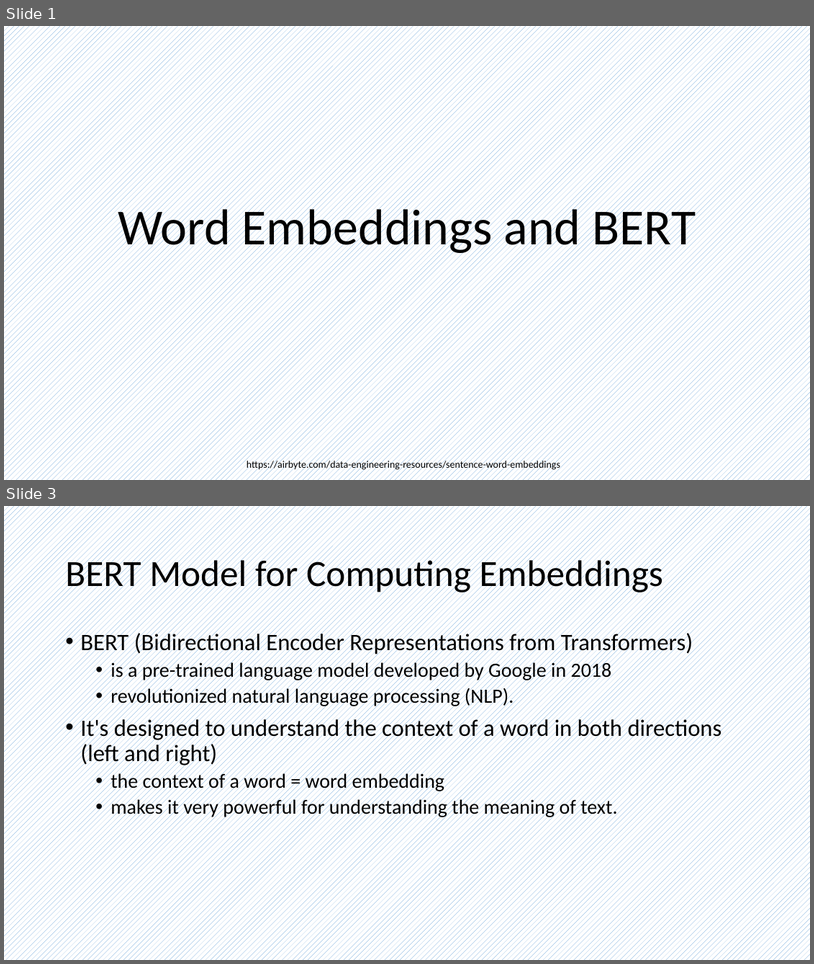
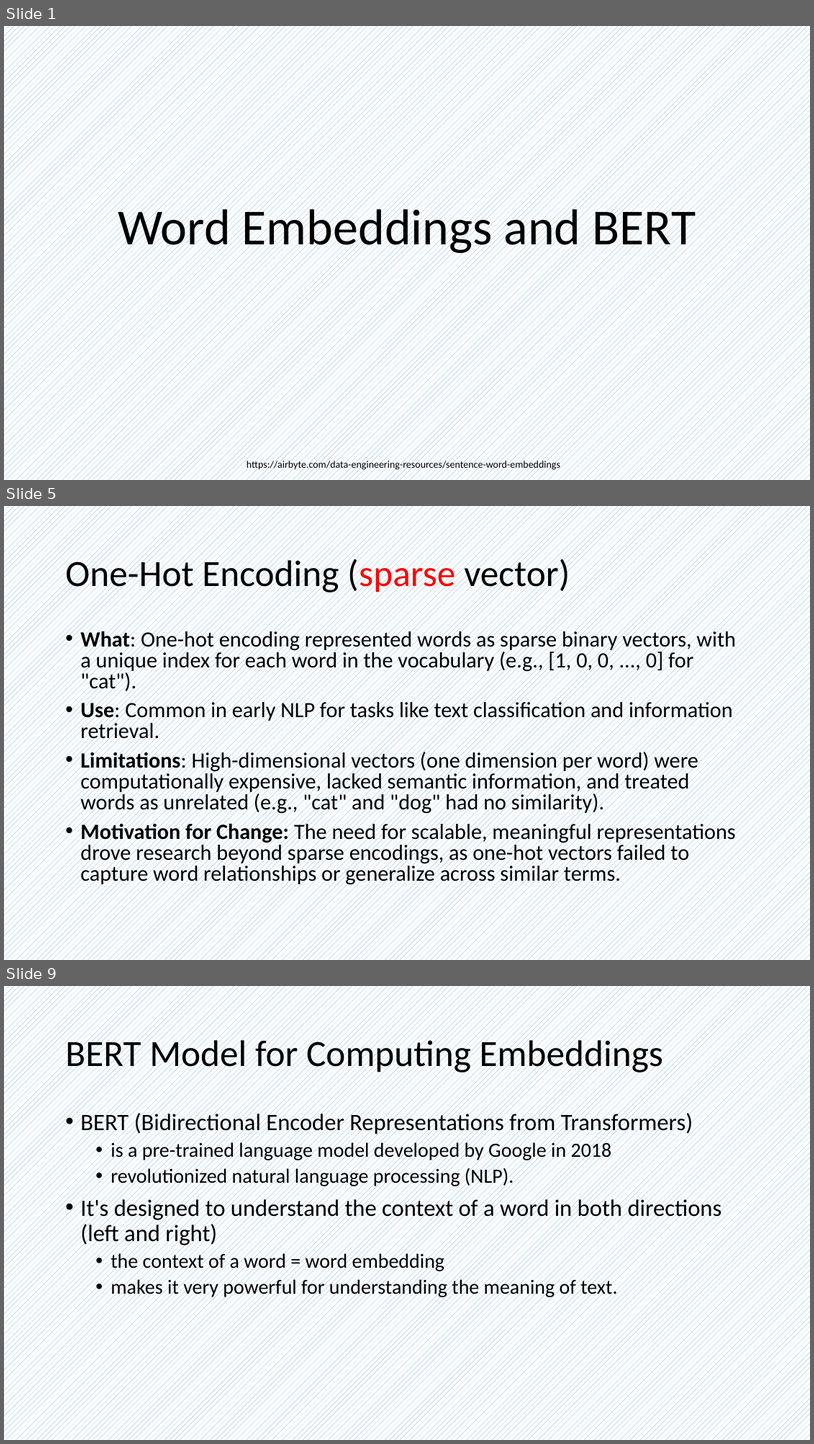
Before and after one commit to frankwxu/AI4DigitalForensics, a slide deck: lectures/10_word_embedding/0_word_embedding.pptx. Shown one above the other, each under a label of ours: slides 1 and 3 before the commit, slides 1, 5 and 9 after it; the slides between them are not shown. The pictures are 814x964 and 814x1444 pixels, drawn with LibreOffice and Linux fonts; fonts in the diff are those of the drawing; background and template pictures are left out. Boxes give left, top, right and bottom in pixels: in the first picture for what was removed or moved away, otherwise in the second. Text is boxed around its words. In the diff, an @@ line names an element or a change of style, - is before the commit and + after.

```diff
--- a/lectures/10_word_embedding/0_word_embedding.pptx
+++ b/lectures/10_word_embedding/0_word_embedding.pptx
@@ slide 5 added at box(4, 506, 810, 960), background pattern #5B9BD5 on #FFFFFF @@
@@ title added at box(65, 555, 570, 595), 44 pt, text #000000 @@
+One-Hot Encoding (sparse vector)
@@ text added at box(80, 628, 736, 886), 25.9 pt, text #000000 @@
+• What: One-hot encoding represented words as sparse binary vectors, with a unique index for each word in the vocabulary (e.g., [1, 0, 0, ..., 0] for "cat").
+• Use: Common in early NLP for tasks like text classification and information retrieval.
+• Limitations: High-dimensional vectors (one dimension per word) were computationally expensive, lacked semantic information, and treated words as unrelated (e.g., "cat" and "dog" had no similarity).
+• Motivation for Change: The need for scalable, meaningful representations drove research beyond sparse encodings, as one-hot vectors failed to capture word relationships or generalize across similar terms.
@@ what was slide 3 is now slide 9 @@
```
Also in this commit, not shown: 1 slide changed, 5 other slides added, 4 other files.
